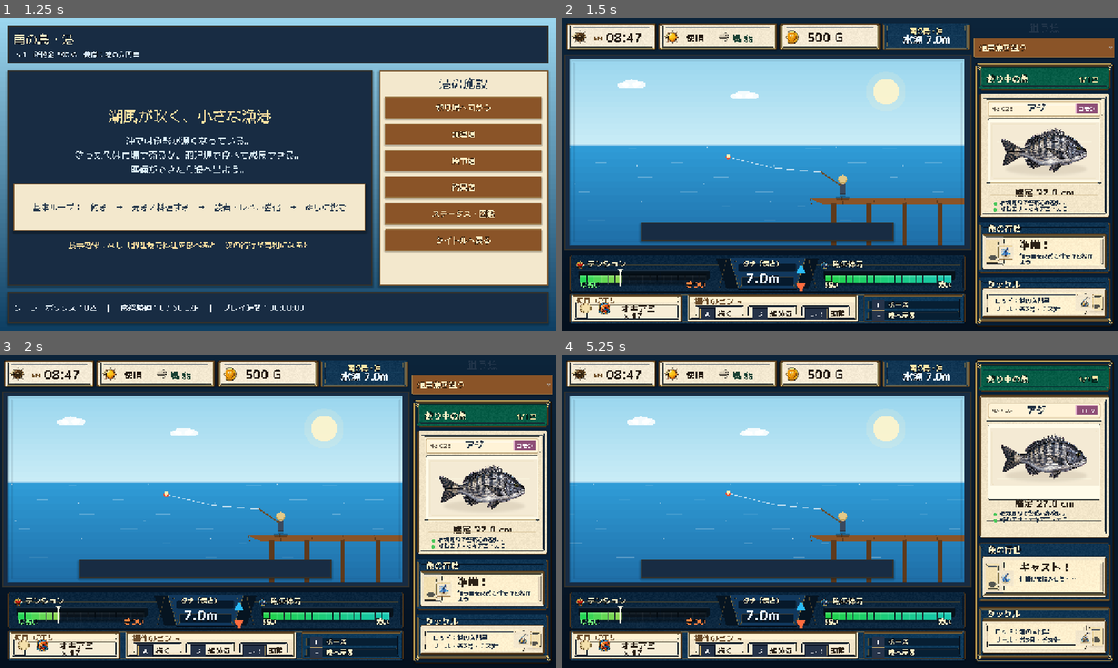
Above: before the commit, frames 1-4 (two rows, left to right).
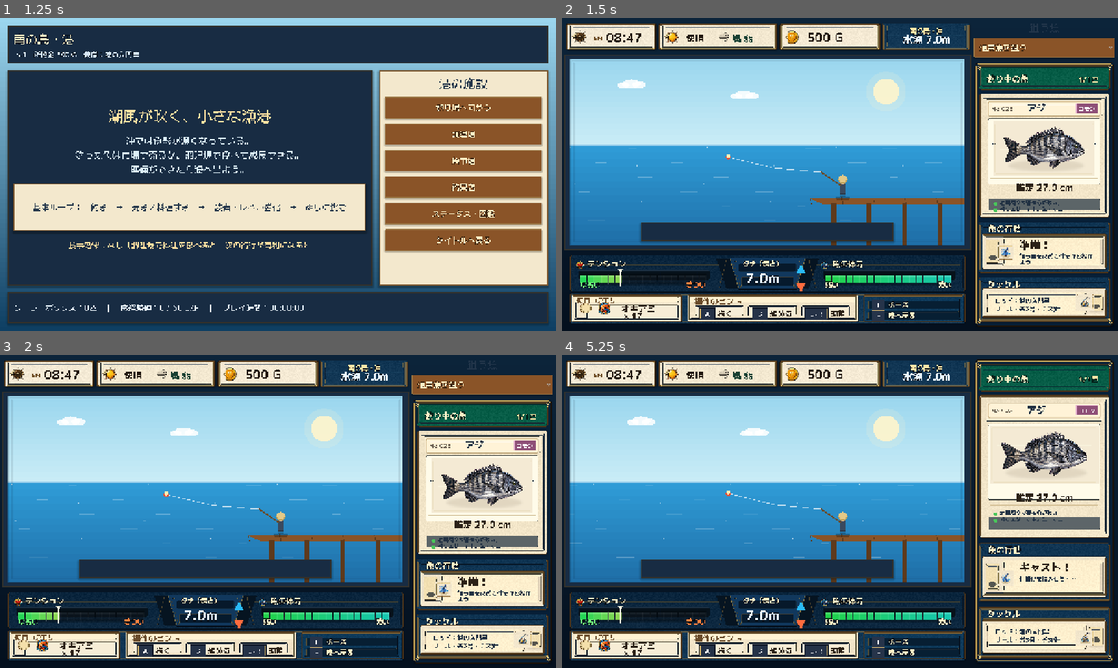
Above: after the commit, the same moments.

Repository: RYUKOU-OKUMURA/tsuri_quest_umi_mvp
Game: Godot game, scene res://scenes/main.tscn
Two runs of this game, one before a commit and one after it. Both use one fixed random seed, a clock stepped at 60 frames per second and the inputs below.
Inputs (mouse positions are in pixels of both pictures, inside the frame that each line leads up to):
- Up to frame 1 (1.25 s): click "ゲームを始める" at 0.5 s
- Up to frame 2 (1.5 s): click "釣り場へ向かう" at 1.25 s
- Up to frame 3 (2 s): no input
- Up to frame 4 (5.25 s): click "通常魚を狙う" at 2 s; click "通常魚を狙う" at 2.75 s; click "通常魚を狙う" at 3.5 s; tap Enter at 4.25 s; move the mouse to (767, 627) at 4.27 s; tap Shift at 4.35 s; click (767, 627) at 4.42 s; tap Space at 4.52 s; move the mouse to (728, 527) at 5.02 s; tap E at 5.1 s; click (728, 527) at 5.17 s

Frame 1 is identical in both runs. In frame 2, 2.1% of the frame differs, in the area x 76-97%, y 33-62%; in frame 3, 2.1%; in frame 4, 2.3%, in the area x 76-97%, y 23-56%.

Commit message:
Clean fish card info area

Diff:
--- a/src/ui/components/fight_sidebar.gd
+++ b/src/ui/components/fight_sidebar.gd
@@ -120,18 +120,18 @@
 		inner.position + Vector2(6.0, 52.0 if compact_card else 46.0),
 		Vector2(
 			inner.size.x - 12.0,
-			maxf(82.0, rect.size.y * (0.50 if compact_card else 0.37))
+			maxf(82.0, rect.size.y * (0.46 if compact_card else 0.37))
 		)
 	)
 	_draw_fish_portrait(fish_rect)
 	var divider_y := fish_rect.end.y + (6.0 if _sidebar_frame != null else 6.0)
 	draw_line(Vector2(inner.position.x + 8.0, divider_y), Vector2(inner.end.x - 8.0, divider_y), Color("#c9b486"), 1.0)
 	var estimate := (float(fish_data.get("size_min", 0.0)) + float(fish_data.get("size_max", 0.0))) * 0.5
-	var estimate_size := 22 if _sidebar_frame != null else 23
+	var estimate_size := 21 if _sidebar_frame != null else 23
 	_draw_centered_text(font, "推定 %.1f cm" % estimate, Rect2(inner.position.x, divider_y + 8.0, inner.size.x, 30.0), estimate_size, Color("#2b2117"), 0)
-	var desc_y := divider_y + (38.0 if compact_card else 44.0)
+	var desc_y := divider_y + (49.0 if compact_card else 44.0)
 	draw_line(Vector2(inner.position.x + 8.0, desc_y - 10.0), Vector2(inner.end.x - 8.0, desc_y - 10.0), Color("#d6c299"), 1.0)
-	var detail_gap := 14.0 if compact_card else 21.0
+	var detail_gap := 15.0 if compact_card else 21.0
 	_draw_detail_line(font, "岩場周りで警戒心が強い。", Vector2(inner.position.x + 16.0, desc_y), inner.size.x - 28.0)
 	_draw_detail_line(font, "好むエサ：オキアミ・カニ", Vector2(inner.position.x + 16.0, desc_y + detail_gap), inner.size.x - 28.0)
 	if _sidebar_frame == null:
@@ -284,7 +284,11 @@
 
 func _draw_detail_line(font: Font, text: String, pos: Vector2, max_width: float) -> void:
 	draw_circle(pos + Vector2(3.0, 10.0), 4.0, Color("#49c75a"))
-	var font_size := 13 if _sidebar_frame != null or max_width < 260.0 else 14
+	var font_size := 14
+	if _sidebar_frame != null:
+		font_size = 12
+	elif max_width < 260.0:
+		font_size = 13
 	_draw_wrapped(font, text, pos + Vector2(14.0, -1.0), max_width - 14.0, font_size, Palette.TEXT_DARK, 1)
 
 
Binary file changed: assets/showcase/underwater/sidebar_frame.png
Not shown, changed: design-qa.md
Not shown, changed: docs/11_underwater_fight_showcase.md
Not shown, changed: tools/generate_underwater_ui_frame_assets.py
